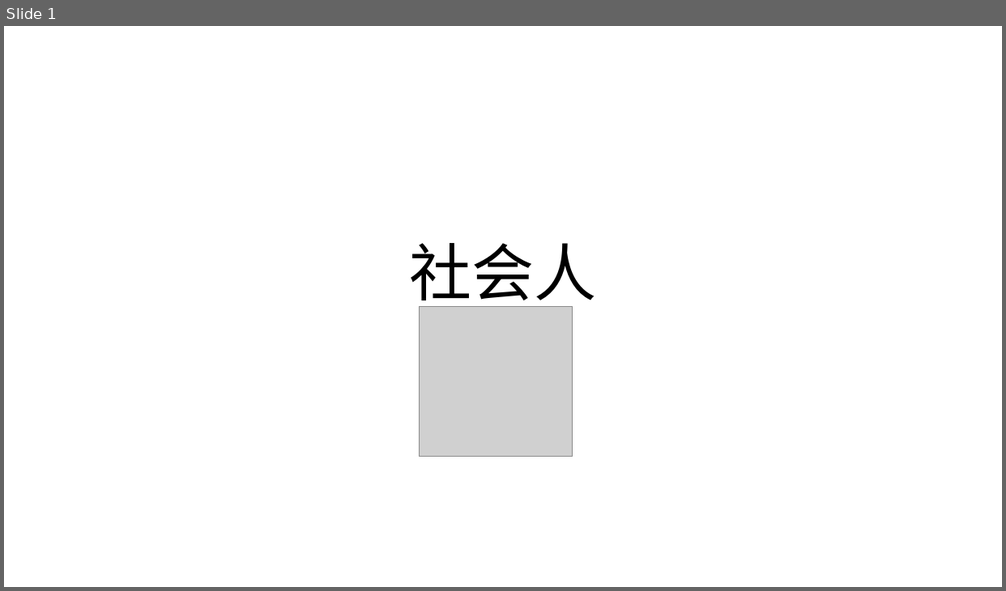
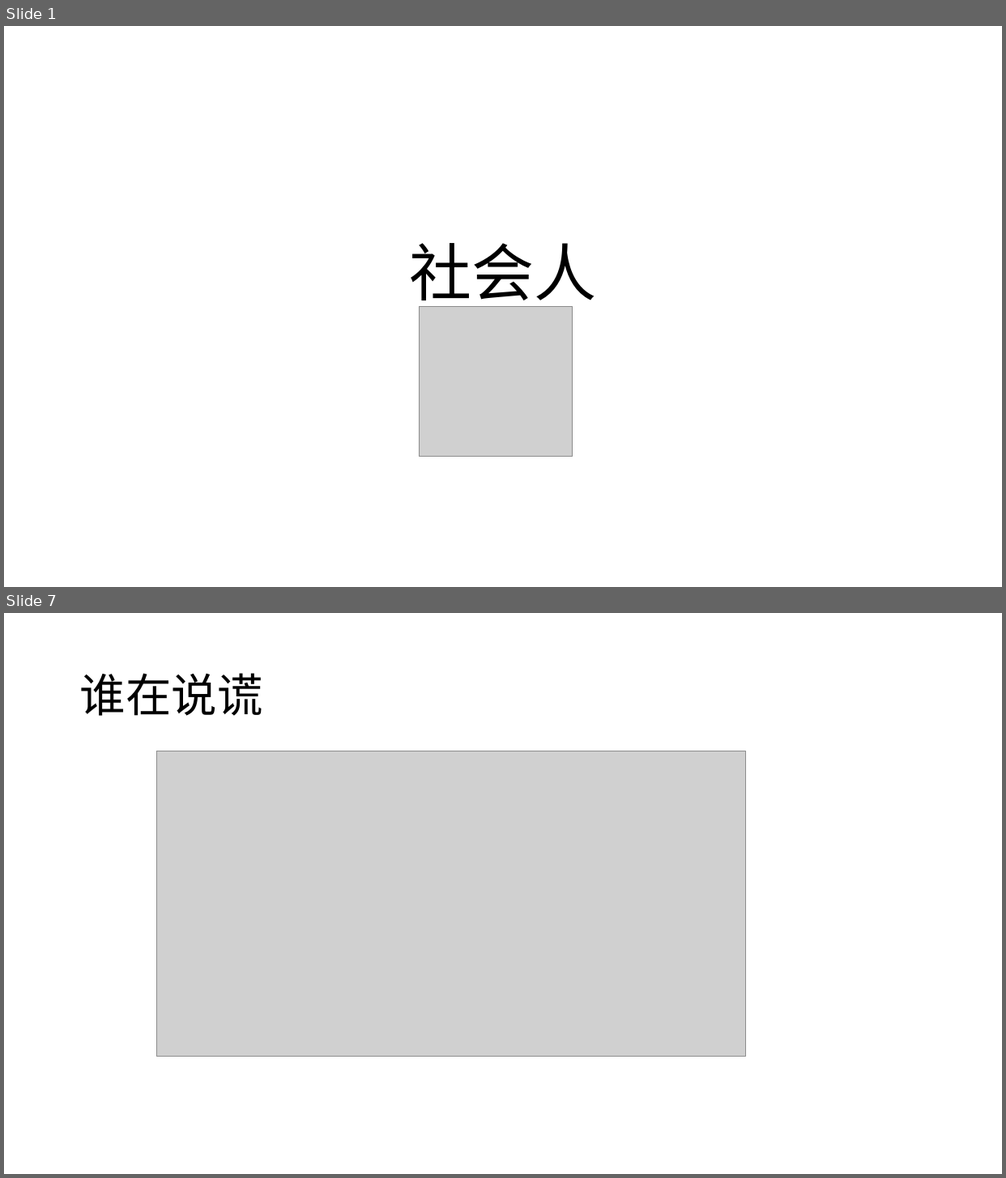
Before and after one commit to Yonahwang/God_with_me, a slide deck: 2018Q2/TGIF/TGIP_June6.pptx. Shown one above the other, each under a label of ours: slide 1 before the commit, slides 1 and 7 after it; the slides between them are not shown. The pictures are 1006x591 and 1006x1178 pixels, drawn with LibreOffice and Linux fonts; fonts in the diff are those of the drawing; grey boxes stand for pictures. Boxes give left, top, right and bottom in pixels: in the first picture for what was removed or moved away, otherwise in the second. Text is boxed around its words. In the diff, an @@ line names an element or a change of style, - is before the commit and + after.

```diff
--- a/2018Q2/TGIF/TGIP_June6.pptx
+++ b/2018Q2/TGIF/TGIP_June6.pptx
@@ slide 7 added at <box>4,613,1002,1174</box>, background #FFFFFF @@
@@ title added at <box>80,673,263,716</box>, 44 pt, text #000000 @@
+谁在说谎
@@ picture added at <box>157,752,746,1057</box> @@
```
Also in this commit, not shown: 10 other slides added, 1 slide removed, 9 other files.
